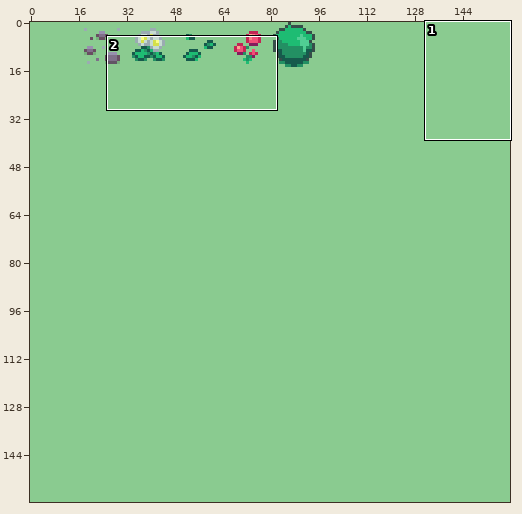
Pixel-art file, stored at assets/tileset-grass.aseprite. The first picture is a wide view before the edit; the outline marks the close-up.
Close-up. The starting point:
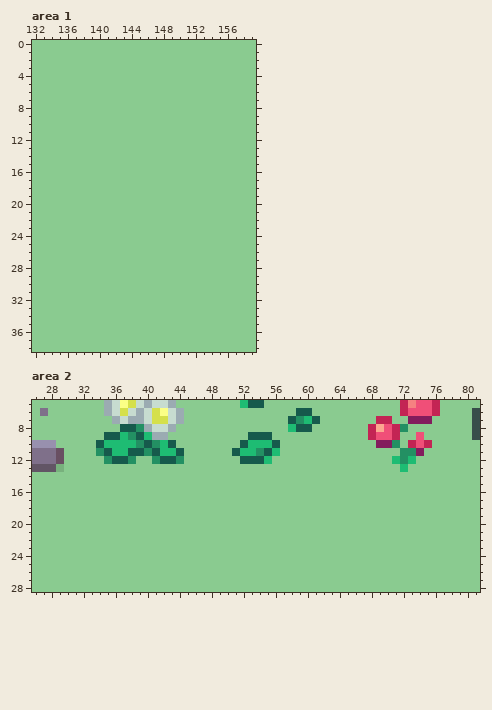
160x160 pixels, 1 frame. Shown: area 1: x 132..159, y 0..38; area 2: x 26..81, y 5..28.
The same view after the edit:
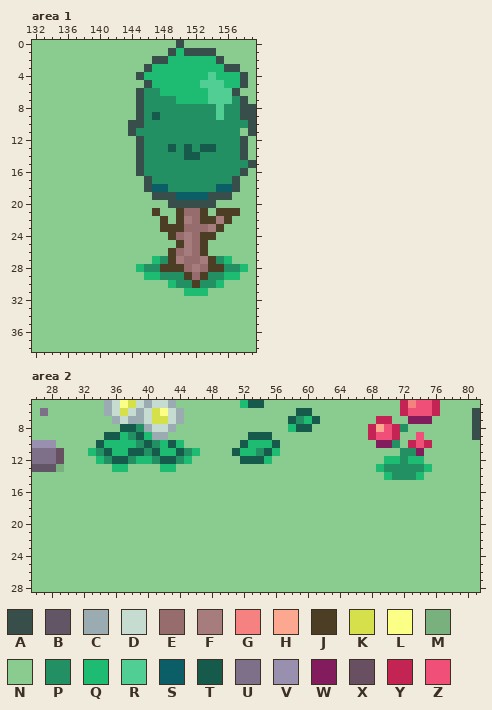
Palette (. is transparent): A #374e4a  B #625565  C #9babb2  D #c7dcd0  E #966c6c  F #a77c7c  G #f68181  H #fca790  J #4c3e24  K #d5e04b  L #fbff86  M #78b17d  N #8acb90  P #239063  Q #1ebc73  R #50ce94  S #0b5e65  T #165a4c  U #7f708a  V #9890ae  W #831c5d  X #694f62  Y #c32454  Z #f04f78
From old to new:
--- area 1, layer "Layer 2"
@@ x 142..159 @@
- 0 NNNNNNNNNNNNNNNNNN
- 1 NNNNNNNNNNNNNNNNNN
- 2 NNNNNNNNNNNNNNNNNN
- 3 NNNNNNNNNNNNNNNNNN
- 4 NNNNNNNNNNNNNNNNNN
- 5 NNNNNNNNNNNNNNNNNN
- 6 NNNNNNNNNNNNNNNNNN
- 7 NNNNNNNNNNNNNNNNNN
- 8 NNNNNNNNNNNNNNNNNN
- 9 NNNNNNNNNNNNNNNNNN
-10 NNNNNNNNNNNNNNNNNN
-11 NNNNNNNNNNNNNNNNNN
-12 NNNNNNNNNNNNNNNNNN
-13 NNNNNNNNNNNNNNNNNN
-14 NNNNNNNNNNNNNNNNNN
-15 NNNNNNNNNNNNNNNNNN
-16 NNNNNNNNNNNNNNNNNN
-17 NNNNNNNNNNNNNNNNNN
-18 NNNNNNNNNNNNNNNNNN
-19 NNNNNNNNNNNNNNNNNN
-20 NNNNNNNNNNNNNNNNNN
-21 NNNNNNNNNNNNNNNNNN
-22 NNNNNNNNNNNNNNNNNN
-23 NNNNNNNNNNNNNNNNNN
-24 NNNNNNNNNNNNNNNNNN
-25 NNNNNNNNNNNNNNNNNN
-26 NNNNNNNNNNNNNNNNNN
-27 NNNNNNNNNNNNNNNNNN
-28 NNNNNNNNNNNNNNNNNN
-29 NNNNNNNNNNNNNNNNNN
-30 NNNNNNNNNNNNNNNNNN
-31 NNNNNNNNNNNNNNNNNN
+ 0 NNNNNNNNANNNNNNNNN
+ 1 NNNNNNNAQAAAANNNNN
+ 2 NNNNNAAQQQQQQANNNN
+ 3 NNNNAQQQQQQQQQAANN
+ 4 NNNAQQQQQQQQRQQQAN
+ 5 NNNNAQQQQQQRRRQQAN
+ 6 NNNAPPQQQQQQRRRANN
+ 7 NNNAPPPPQQQQRRRPAN
+ 8 NNNAPPPPPPPPPRPPAA
+ 9 NNNAPTPPPPPPPRPPAA
+10 NNAAPPPPPPPPPPPPPA
+11 NNAPPPPPPPPPPPPPNA
+12 NNNAPPPPPPPPPPPPAN
+13 NNNAPPPTPTPTTPPPAN
+14 NNNAPPPPPTTPPPPPAN
+15 NNNAPPPPPPPPPPPPPA
+16 NNNAPPPPPPPPPPPPAN
+17 NNNNAPPPPPPPPPPANN
+18 NNNNASSPPPPPPSSANN
+19 NNNNNAAASSSSAAANNN
+20 NNNNNNNAAAAAANNNNN
+21 NNNNNJNNJEEJNJJJNN
+22 NNNNNNJNJFEJJFJNNN
+23 NNNNNNJJJEEEFJNNNN
+24 NNNNNNNJEFEJJNNNNN
+25 NNNNNNNNJFEJNNNNNN
+26 NNNNNNNJEFEJNNNNNN
+27 NNNNNQPJFEEFJPQNNN
+28 NNNQPPJJJEFEJJPPQN
+29 NNNNQQPPPJEJPPQQNN
+30 NNNNNNNQPPJPPQNNNN
+31 NNNNNNNNNQQQNNNNNN
 32 NNNNNNNNNNNNNNNNNN
--- area 2, layer "Layer 2"
@@ x 26..81 @@
  9 NNNNNNNNNTTQPTQCCNNNNNNNNNNTTTNNNNNNNNNNNNYZZYNNZNNNNNNA
-10 VVVNNNNNTQQQQPTPQTNNNNNNNNTQQQTNNNNNNNNNNNNWWPNYZYNNNNNN
-11 UUUXNNNNPTQQTTPTQQTNNNNNNTQQPTQNNNNNNNNNNNNNNNPPWNNNNNNN
-12 UUUXNNNNNPTTPNNPTTPNNNNNNNTTTQNNNNNNNNNNNNNNNQPQNNNNNNNN
-13 BBBMNNNNNNNNNNNNNNNNNNNNNNNNNNNNNNNNNNNNNNNNNNQNNNNNNNNN
-14 NNNNNNNNNNNNNNNNNNNNNNNNNNNNNNNNNNNNNNNNNNNNNNNNNNNNNNNN
+10 VVVNNNNNTQQQQPTPQTQNNNNNNNTQQQTNNNNNNNNNNNNWWPNYZYNNNNNN
+11 UUUXNNNQPTQQTTPTQQTPQNNNNTQQPTQNNNNNNNNNNNNNNNPPWNNNNNNN
+12 UUUXNNNNQPTTPQQPTTPQNNNNNNTTTQNNNNNNNNNNNNNNQQPQQNNNNNNN
+13 BBBMNNNNNNQQNNNNQQNNNNNNNNNNNNNNNNNNNNNNNNNQPPPPPQNNNNNN
+14 NNNNNNNNNNNNNNNNNNNNNNNNNNNNNNNNNNNNNNNNNNNNQPPPQNNNNNNN
 15 NNNNNNNNNNNNNNNNNNNNNNNNNNNNNNNNNNNNNNNNNNNNNNNNNNNNNNNN
Where, in picture pixels (left, top, right, bottom), the same in both close-ups:
changed: (128, 40, 256, 296)
changed: (88, 440, 200, 472)
changed: (376, 456, 432, 480)
